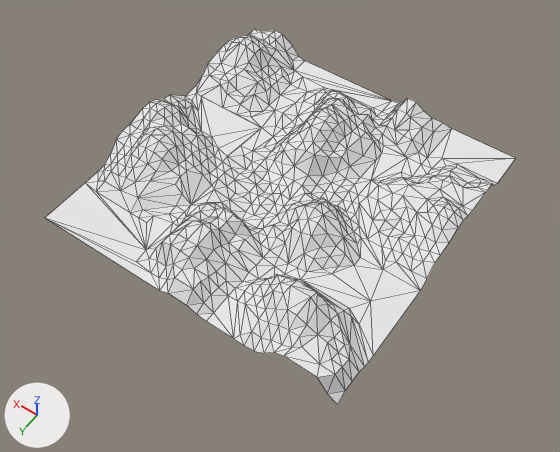
Two versions of the Blender file 無双ゲーム/ゲーム/画像データ/Map/map.blend, one commit apart.
One viewpoint serves both versions: a 50 mm camera at (-36.7, 53.0, 73.7) aimed at (-2.0, 4.4, -2.6). Every picture has the same lights, and +X, +Y and +Z are marked at lower left. Mesh edges are drawn as thin lines.

Script lines for the objects in view, before the commit:
```python
me_plane = bpy.data.meshes.new('Plane')
me_plane.from_pydata(...)  # 1089 vertices, 1024 faces; spans x -2.25..2.25, y -2.28..2.25, z -0.23..0.49
me_plane.materials.append(mat_material)  # its picture is missing
ob_plane = bpy.data.objects.new('Plane', me_plane)
ob_plane.location = (0.0, 0.0, 0.0)
ob_plane.scale = (9.46, 9.46, 9.46)
_m = ob_plane.modifiers.new('Decimate', 'DECIMATE')
_m.ratio = 0.667
_m.use_collapse_triangulate = True
```
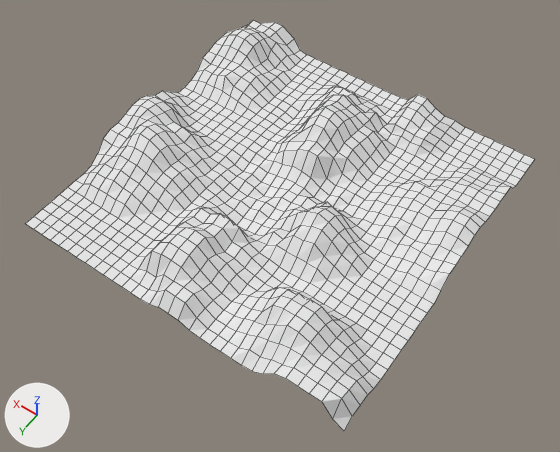
The edits, one by one:
Object 'Plane' (ob_plane) moves from (0.0, 0.0, 0.0) to (-0.2, 0.1, -0.3).
Object 'Plane' (ob_plane) is rescaled from (9.46, 9.46, 9.46) to (10.3, 10.3, 10.3).
Object 'Plane' (ob_plane) has a DECIMATE modifier named 'Decimate'.
Modifier setting removed (it was ratio = 0.667).

Boxes [x1, y1, x2, y2] around the edits, measured in the pictures (560 x 452 px):
'Plane', moved, rescaled, modifiers changed (8% wider, 9% taller)
    before: [45, 29, 515, 405]
    after: [26, 20, 534, 431]
